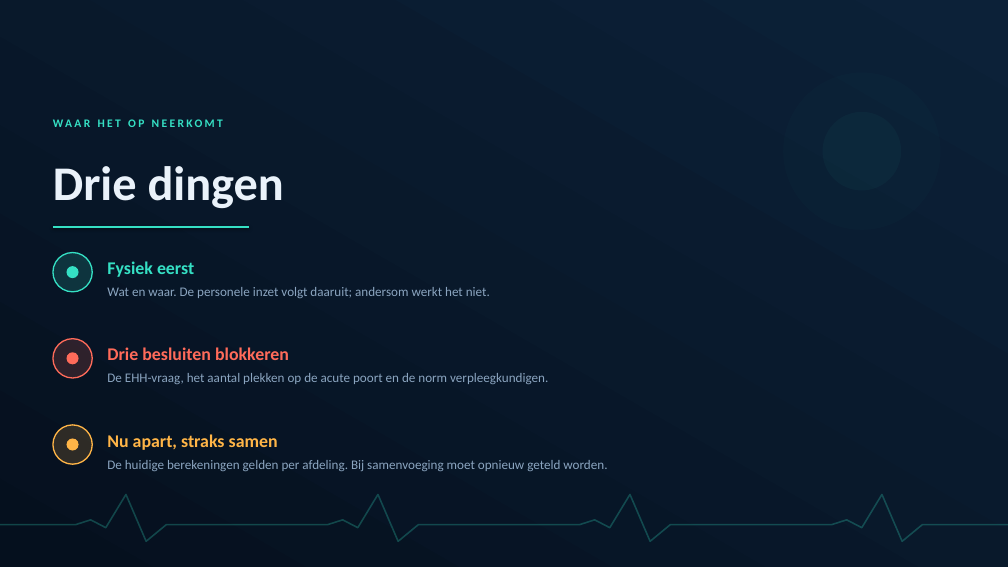
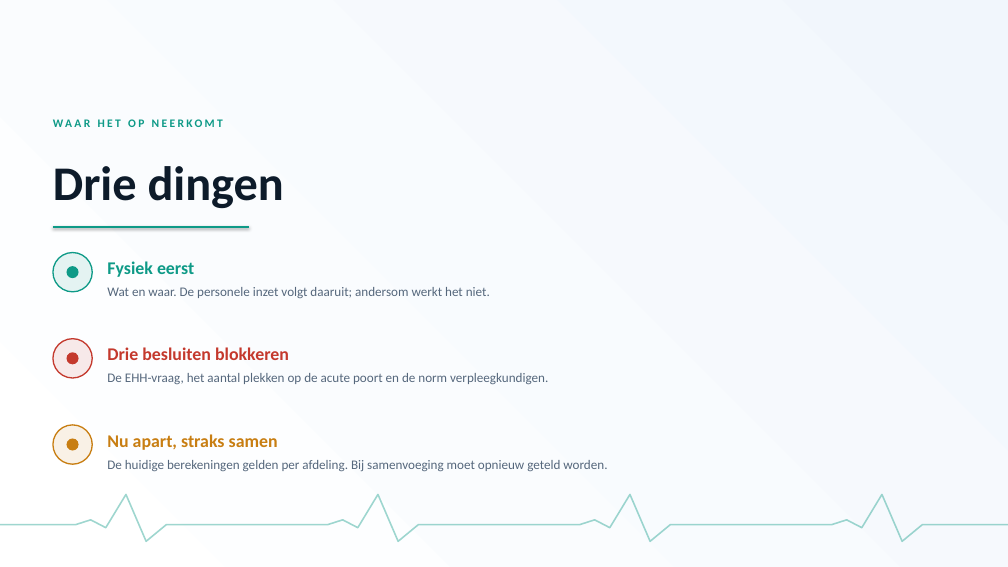
Before and after one commit to maximvn/maxi, a slide deck: slide 26 of docs/whiteboard/Acute-poort-en-Hotfloor.pptx. Drawn at 1008x567 pixels with LibreOffice and Linux fonts; fonts in the diff are those of the drawing. Boxes give left, top, right and bottom in pixels: in the first picture for what was removed or moved away, otherwise in the second. Text is boxed around its words. In the diff, an @@ line names an element or a change of style, - is before the commit and + after.

```diff
--- a/docs/whiteboard/Acute-poort-en-Hotfloor.pptx
+++ b/docs/whiteboard/Acute-poort-en-Hotfloor.pptx
@@ rectangle at <box>0,0,1008,567</box>: fill gradient #05101E to #0C2138 to gradient #FFFFFF to #F1F6FC @@
@@ ellipse removed at <box>783,73,941,230</box> @@
@@ text "WAAR HET OP NEERKOMT" at <box>53,113,658,132</box>: text colour #35E0C4 to #0E9A87 @@
@@ ellipse removed at <box>823,112,901,191</box> @@
@@ text "Drie dingen" at <box>53,166,284,208</box>: text colour #EAF2FA to #0D1B2A @@
@@ line (53, 227) - (250, 227): stroke #35E0C4 2 pt to #0E9A87 2 pt @@
@@ ellipse at <box>53,253,92,292</box>: fill #35E0C4 at 16% opacity to #0E9A87 at 10% opacity; outline #35E0C4 1.25 pt to #0E9A87 1.25 pt @@
@@ ellipse at <box>67,266,79,278</box>: fill #35E0C4 to #0E9A87 @@
@@ text "Fysiek eerst" at <box>107,261,194,277</box>: text colour #35E0C4 to #0E9A87 @@
@@ ellipse at <box>53,339,92,378</box>: fill #FF6B5A at 16% opacity to #C4392D at 10% opacity; outline #FF6B5A 1.25 pt to #C4392D 1.25 pt @@
@@ ellipse at <box>67,352,79,364</box>: fill #FF6B5A to #C4392D @@
@@ text "Drie besluiten blokkeren" at <box>107,347,289,360</box>: text colour #FF6B5A to #C4392D @@
@@ ellipse at <box>53,425,92,464</box>: fill #FFB547 at 16% opacity to #C87E12 at 10% opacity; outline #FFB547 1.25 pt to #C87E12 1.25 pt @@
@@ ellipse at <box>67,439,79,451</box>: fill #FFB547 to #C87E12 @@
@@ text "Nu apart, straks samen" at <box>107,434,278,450</box>: text colour #FFB547 to #C87E12 @@
@@ text colour #8BA5C0 to #55677C in 3 elements at <box>107,287,490,298</box>, <box>107,373,548,384</box>, <box>107,460,607,471</box> @@
@@ freeform shape at <box>0,495,1008,541</box>: outline #35E0C4 1.5 pt to #0E9A87 1.5 pt @@
```
Also in this commit, not shown: 25 other slides changed, 4 other files.
